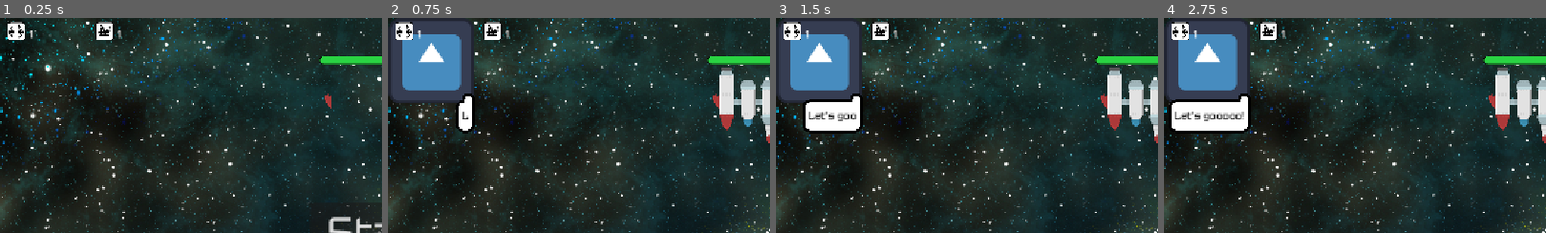
Above: before the commit, frames 1-4 (left to right).
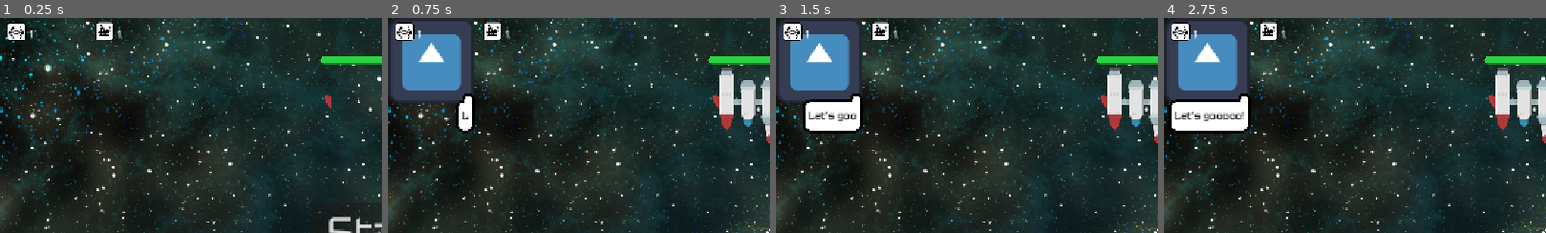
Above: after the commit, the same moments.

Repository: paralinguist/2025-space-pvp
Game: Godot game, scene res://Scenes/test_scene.tscn
Same seed, same stepped clock (60 frames per second), same inputs: the game is played once before the commit and once after it. The engine's default icon, where the game draws it, is replaced by a stand-in: a white triangle on a blue panel in a dark square.
Inputs:
- Up to frame 1 (0.25 s): no input
- Up to frame 2 (0.75 s): click "Start" at 0.5 s
- Up to frame 3 (1.5 s): no input
- Up to frame 4 (2.75 s): tap Enter at 2 s
The pictures show only the part of the screen within x 0-50%, y 0-50%; the shares and areas given below are measured in that part.

The runs differ from the first frame. In frame 1, 0.2% of the frame differs, in the area x 2-7%, y 1-11%; in frame 2, 0.2%; in frame 3, 0.2%; in frame 4, 0.2%.

Commit message:
Initial progress bar changes
Tech sci and tech pilot only

Diff:
--- a/2025spacegame/Scenes/test_scene.tscn
+++ b/2025spacegame/Scenes/test_scene.tscn
@@ -178,10 +178,77 @@
 offset_bottom = 640.0
 text = ": 2"
 
-[node name="TechPilotIcon" type="Sprite2D" parent="Icons"]
-position = Vector2(25.781, 20)
-scale = Vector2(0.25, 0.25)
-texture = ExtResource("8_4qg1e")
+[node name="TechWeaponIcon" type="Sprite2D" parent="Icons"]
+position = Vector2(920.25, 20)
+scale = Vector2(0.25, 0.25)
+texture = ExtResource("10_dhrl2")
+
+[node name="LabelTechWeapPwr" type="Label" parent="Icons"]
+offset_left = 938.469
+offset_top = 12.0
+offset_right = 960.469
+offset_bottom = 35.0
+text = "1"
+
+[node name="TechEngIcon" type="Sprite2D" parent="Icons"]
+position = Vector2(1051.25, 20)
+scale = Vector2(0.25, 0.25)
+texture = ExtResource("11_i0miu")
+
+[node name="LabelTechEngPwr" type="Label" parent="Icons"]
+offset_left = 1069.469
+offset_top = 12.0
+offset_right = 1091.469
+offset_bottom = 35.0
+text = "1"
+
+[node name="RetroPilotIcon" type="Sprite2D" parent="Icons"]
+position = Vector2(31, 540)
+scale = Vector2(0.25, 0.25)
+texture = ExtResource("12_6bfml")
+
+[node name="LabelRetroPilotPwr" type="Label" parent="Icons"]
+offset_left = 49.0
+offset_top = 533.0
+offset_right = 72.0
+offset_bottom = 556.0
+text = "1"
+
+[node name="RetroSciIcon" type="Sprite2D" parent="Icons"]
+position = Vector2(157.25, 540)
+scale = Vector2(0.25, 0.25)
+texture = ExtResource("13_0g4ye")
+
+[node name="LabelRetroSciPwr" type="Label" parent="Icons"]
+offset_left = 175.25
+offset_top = 533.0
+offset_right = 198.25
+offset_bottom = 556.0
+text = "1"
+
+[node name="RetroWeapIcon" type="Sprite2D" parent="Icons"]
+position = Vector2(917.25, 540)
+scale = Vector2(0.25, 0.25)
+texture = ExtResource("14_soh27")
+
+[node name="LabelRetroWeapPwr" type="Label" parent="Icons"]
+offset_left = 935.25
+offset_top = 533.0
+offset_right = 958.25
+offset_bottom = 556.0
+text = "1"
+
+[node name="RetroEngIcon" type="Sprite2D" parent="Icons"]
+position = Vector2(1049.25, 540)
+scale = Vector2(0.25, 0.25)
+texture = ExtResource("15_733rx")
+
+[node name="LabelRetroEngPwr" type="Label" parent="Icons"]
+offset_left = 1067.25
+offset_top = 533.0
+offset_right = 1090.25
+offset_bottom = 556.0
+text = "1"
 
 [node name="LabelTechPilotPwr" type="Label" parent="Icons"]
 offset_left = 44.0
@@ -190,10 +257,16 @@
 offset_bottom = 35.0
 text = "1"
 
-[node name="TechScienceIcon" type="Sprite2D" parent="Icons"]
-position = Vector2(159.25, 20)
-scale = Vector2(0.25, 0.25)
-texture = ExtResource("9_040rt")
+[node name="TechPilotProgress" type="TextureProgressBar" parent="Icons"]
+offset_left = 12.0
+offset_top = 7.0
+offset_right = 124.0
+offset_bottom = 115.0
+scale = Vector2(0.25, 0.25)
+fill_mode = 2
+texture_under = ExtResource("8_4qg1e")
+texture_progress = ExtResource("8_4qg1e")
+tint_progress = Color(1, 0, 0.07450981, 0.6313726)
 
 [node name="LabelTechSciencePwr" type="Label" parent="Icons"]
 offset_left = 177.469
@@ -202,77 +275,16 @@
 offset_bottom = 35.0
 text = "1"
 
-[node name="TechWeaponIcon" type="Sprite2D" parent="Icons"]
-position = Vector2(920.25, 20)
-scale = Vector2(0.25, 0.25)
-texture = ExtResource("10_dhrl2")
-
-[node name="LabelTechWeapPwr" type="Label" parent="Icons"]
-offset_left = 938.469
-offset_top = 12.0
-offset_right = 960.469
-offset_bottom = 35.0
-text = "1"
-
-[node name="TechEngIcon" type="Sprite2D" parent="Icons"]
-position = Vector2(1051.25, 20)
-scale = Vector2(0.25, 0.25)
-texture = ExtResource("11_i0miu")
-
-[node name="LabelTechEngPwr" type="Label" parent="Icons"]
-offset_left = 1069.469
-offset_top = 12.0
-offset_right = 1091.469
-offset_bottom = 35.0
-text = "1"
-
-[node name="RetroPilotIcon" type="Sprite2D" parent="Icons"]
-position = Vector2(31, 540)
-scale = Vector2(0.25, 0.25)
-texture = ExtResource("12_6bfml")
-
-[node name="LabelRetroPilotPwr" type="Label" parent="Icons"]
-offset_left = 49.0
-offset_top = 533.0
-offset_right = 72.0
-offset_bottom = 556.0
-text = "1"
-
-[node name="RetroSciIcon" type="Sprite2D" parent="Icons"]
-position = Vector2(157.25, 540)
-scale = Vector2(0.25, 0.25)
-texture = ExtResource("13_0g4ye")
-
-[node name="LabelRetroSciPwr" type="Label" parent="Icons"]
-offset_left = 175.25
-offset_top = 533.0
-offset_right = 198.25
-offset_bottom = 556.0
-text = "1"
-
-[node name="RetroWeapIcon" type="Sprite2D" parent="Icons"]
-position = Vector2(917.25, 540)
-scale = Vector2(0.25, 0.25)
-texture = ExtResource("14_soh27")
-
-[node name="LabelRetroWeapPwr" type="Label" parent="Icons"]
-offset_left = 935.25
-offset_top = 533.0
-offset_right = 958.25
-offset_bottom = 556.0
-text = "1"
-
-[node name="RetroEngIcon" type="Sprite2D" parent="Icons"]
-position = Vector2(1049.25, 540)
-scale = Vector2(0.25, 0.25)
-texture = ExtResource("15_733rx")
-
-[node name="LabelRetroEngPwr" type="Label" parent="Icons"]
-offset_left = 1067.25
-offset_top = 533.0
-offset_right = 1090.25
-offset_bottom = 556.0
-text = "1"
+[node name="TechScienceProgress" type="TextureProgressBar" parent="Icons"]
+offset_left = 145.0
+offset_top = 6.0
+offset_right = 259.0
+offset_bottom = 118.0
+scale = Vector2(0.25, 0.25)
+fill_mode = 2
+texture_under = ExtResource("9_040rt")
+texture_progress = ExtResource("9_040rt")
+tint_progress = Color(1, 0, 0.07450981, 0.6313726)
 
 [connection signal="pressed" from="UI/Control/End/Restart" to="." method="_on_restart_pressed"]
 [connection signal="pressed" from="UI/Control/Start" to="." method="_on_start_pressed"]
--- a/2025spacegame/Scripts/main.gd
+++ b/2025spacegame/Scripts/main.gd
@@ -18,7 +18,12 @@
 func _process(_delta: float) -> void:
 	$Icons/LabelTechMissiles.text = ": " + str($TechShip.missiles)
 	$Icons/LabelRetroMissiles.text = ": " + str($RetroShip.missiles)
-
+	if $TechShip.pilot_cooldown:
+		$Icons/TechPilotProgress.max_value = $TechShip/PilotTimer.wait_time
+		$Icons/TechPilotProgress.value = $TechShip/PilotTimer.time_left
+	if $TechShip.science_cooldown:
+		$Icons/TechScienceProgress.max_value = $TechShip/ScienceTimer.wait_time
+		$Icons/TechScienceProgress.value = $TechShip/ScienceTimer.time_left
 
 func update_labels():
 	$Icons/LabelTechEngPwr.text = str($TechShip.available_power)
@@ -29,3 +34,16 @@
 	$Icons/LabelRetroPilotPwr.text = str($RetroShip.pilot_power)
 	$Icons/LabelRetroSciPwr.text = str($RetroShip.science_power)
 	$Icons/LabelRetroWeapPwr.text = str($RetroShip.weapon_power)
+
+func refresh_specials():
+	print("Refreshing specials")
+	if $TechShip.science_special:
+		print("Modulating science")
+		$Icons/TechScienceProgress.tint_under = Color(0, 0.5, 1, 1)
+	else:
+		$Icons/TechScienceProgress.tint_under = Color(1, 1, 1, 1)
+	if $RetroShip.science_special:
+		print("Modulating science")
+		$Icons/RetroSciIcon.self_modulate = Color(0, 0.5, 1, 1)
+	else:
+		$Icons/RetroSciIcon.self_modulate = Color(1, 1, 1, 1)
--- a/2025spacegame/Scripts/ship.gd
+++ b/2025spacegame/Scripts/ship.gd
@@ -107,12 +107,8 @@
 	return status
 
 func reposition_shields():
-	if shield_level < $ShieldSpot.get_child_count():
-			print("More shields than there should be!")
-			print(str(shield_level) + " vs " + str($ShieldSpot.get_child_count()))
 	for s in range($ShieldSpot.get_child_count()):
 		if s + 1 > shield_level:
-			print("Killing shield")
 			$ShieldSpot.get_child(s).queue_free()
 		else:
 			$ShieldSpot.get_child(s).position.y = s*-20
@@ -132,12 +128,12 @@
 
 func consume_shield():
 	if shield_level >= 1 and not science_cooldown:
-		print("Consume requested")
 		shield_level -= 1
 		reposition_shields()
 		science_special = true
 		science_cooldown = true
 		set_science_cooldown()
+		self.get_parent().refresh_specials()
 
 func set_pilot_cooldown():
 	if pilot_power == 0:
Not shown, changed: 2025spacegame/Clients/client_eg.py
